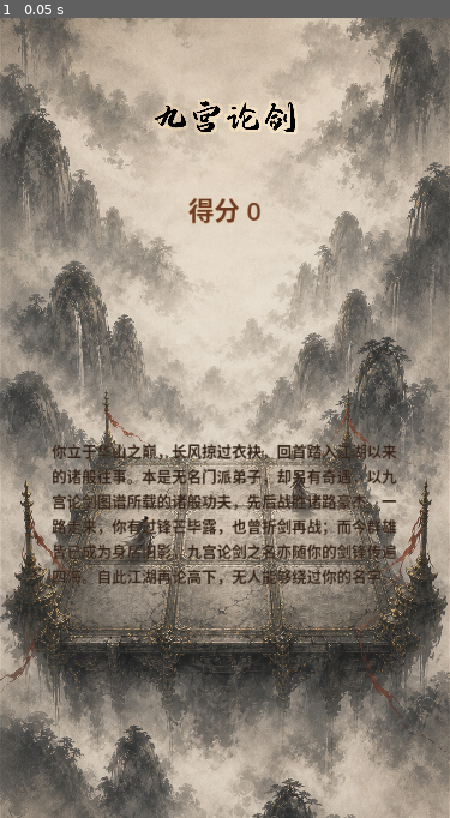
Above: before the commit, frame 1.
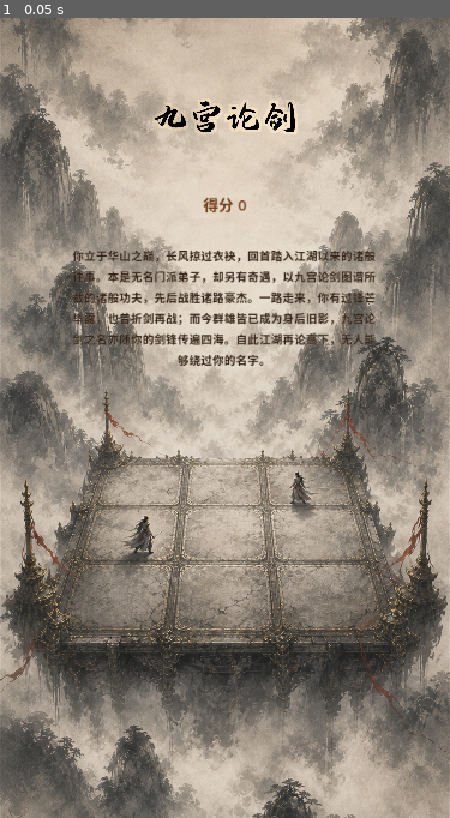
Above: after the commit, the same moment.

Repository: YLMstring/WuXiaCard
Game: Godot game, scene res://scenes/ending.tscn
Same seed, same stepped clock (60 frames per second), same inputs: the game is played once before the commit and once after it. This scene is started directly instead of the project's main scene.
Inputs:
- Up to frame 1 (0.05 s): no input

The runs differ from the first frame. In frame 1, 7.5% of the frame differs, in the area x 11-89%, y 22-71%.

Commit message:
feat: add compact ending story roll

Diff:
--- a/scenes/ending.tscn
+++ b/scenes/ending.tscn
@@ -31,12 +31,16 @@
 horizontal_alignment = 1
 vertical_alignment = 1
 
-[node name="Story" type="Label" parent="EndingLayer"]
+[node name="StoryClip" type="Control" parent="EndingLayer"]
+layout_mode = 0
+mouse_filter = 2
+clip_contents = true
+
+[node name="Story" type="Label" parent="EndingLayer/StoryClip"]
 layout_mode = 0
 mouse_filter = 2
 text = "你立于华山之巅。"
-clip_text = true
 horizontal_alignment = 1
-vertical_alignment = 1
+vertical_alignment = 0
 autowrap_mode = 3
 language = "zh"
--- a/scripts/ending_controller.gd
+++ b/scripts/ending_controller.gd
@@ -5,18 +5,32 @@
 
 const Sects = preload("res://scripts/sect_catalog.gd")
 const Enemies = preload("res://scripts/enemy_catalog.gd")
+const SCORE_TOP_RATIO: float = 0.21
+const SCORE_HEIGHT_RATIO: float = 0.045
+const SCORE_WIDTH_RATIO: float = 0.62
+const STORY_TOP_RATIO: float = 0.285
+const STORY_BOTTOM_RATIO: float = 0.455
+const STORY_WIDTH_RATIO: float = 0.68
+const MIN_TITLE_SCORE_GAP_RATIO: float = 0.02
 
 @onready var main_menu: MainMenuController = $MainMenu
 @onready var score_label: Label = $EndingLayer/Score
-@onready var story_label: Label = $EndingLayer/Story
+@onready var story_clip: Control = $EndingLayer/StoryClip
+@onready var story_label: Label = $EndingLayer/StoryClip/Story
+
+@export_range(1.0, 120.0, 1.0) var story_scroll_speed: float = 18.0
 
 var _summary: Dictionary = {}
 var _return_emitted: bool = false
+var _story_scroll_offset: float = 0.0
+var _story_max_offset: float = 0.0
+var _story_roll_complete: bool = false
 
 
 func _ready() -> void:
 	process_mode = Node.PROCESS_MODE_ALWAYS
 	set_process_input(true)
+	set_process(false)
 	var actions := main_menu.get_node("MenuLayer/Actions") as VBoxContainer
 	for child: Node in actions.get_children():
 		if child is Button:
@@ -26,12 +40,14 @@
 	_style_text()
 	resized.connect(_layout_ending)
 	_apply_summary()
+	_story_scroll_offset = 0.0
 	_layout_ending()
 
 
 func present(summary: Dictionary) -> void:
 	_summary = summary.duplicate(true)
 	_return_emitted = false
+	_story_scroll_offset = 0.0
 	if is_node_ready():
 		_apply_summary()
 		_layout_ending()
@@ -39,6 +55,39 @@
 
 func get_summary() -> Dictionary:
 	return _summary.duplicate(true)
+
+
+func debug_get_story_scroll_offset() -> float:
+	return _story_scroll_offset
+
+
+func debug_get_story_max_offset() -> float:
+	return _story_max_offset
+
+
+func debug_is_story_roll_complete() -> bool:
+	return _story_roll_complete
+
+
+func debug_advance_story_roll(delta: float) -> void:
+	_advance_story_roll(maxf(0.0, delta))
+
+
+func debug_finish_story_roll() -> void:
+	_story_scroll_offset = _story_max_offset
+	_story_roll_complete = true
+	_apply_story_scroll_position()
+	set_process(false)
+
+
+func debug_set_story_text(text: String) -> void:
+	story_label.text = text
+	_story_scroll_offset = 0.0
+	_recalculate_story_roll()
+
+
+func _process(delta: float) -> void:
+	_advance_story_roll(delta)
 
 
 func _input(event: InputEvent) -> void:
@@ -51,6 +100,9 @@
 	elif event is InputEventScreenTouch:
 		released = not (event as InputEventScreenTouch).pressed
 	if not released:
+		return
+	if not _story_roll_complete:
+		get_viewport().set_input_as_handled()
 		return
 	_return_emitted = true
 	get_viewport().set_input_as_handled()
@@ -108,6 +160,7 @@
 		Color(0.94, 0.88, 0.72, 0.42)
 	)
 	story_label.add_theme_constant_override("outline_size", 1)
+	story_label.add_theme_constant_override("line_spacing", 3)
 
 
 func _layout_ending() -> void:
@@ -118,26 +171,77 @@
 		return
 	var safe_width: float = safe_rect.size.x
 	var safe_height: float = safe_rect.size.y
-	var score_width: float = safe_width * 0.72
-	var score_height: float = clampf(safe_height * 0.07, 44.0, 70.0)
+	var score_width: float = safe_width * SCORE_WIDTH_RATIO
+	var score_height: float = clampf(safe_height * SCORE_HEIGHT_RATIO, 30.0, 46.0)
 	score_label.position = Vector2(
 		safe_rect.get_center().x - score_width * 0.5,
-		safe_rect.position.y + safe_height * 0.205
+		safe_rect.position.y + safe_height * SCORE_TOP_RATIO
 	)
 	score_label.size = Vector2(score_width, score_height)
 	score_label.add_theme_font_size_override(
 		"font_size",
-		roundi(clampf(safe_width * 0.058, 28.0, 44.0))
-	)
-	var story_width: float = safe_width * 0.78
-	var story_y: float = safe_rect.position.y + safe_height * 0.30
-	var story_bottom: float = safe_rect.position.y + safe_height * 0.94
-	story_label.position = Vector2(
+		roundi(clampf(safe_width * 0.034, 18.0, 27.0))
+	)
+	var title := main_menu.get_node("MenuLayer/Title") as Label
+	var title_bottom: float = title.position.y + title.size.y
+	var minimum_score_y: float = title_bottom + safe_height * MIN_TITLE_SCORE_GAP_RATIO
+	if score_label.position.y < minimum_score_y:
+		score_label.position.y = minimum_score_y
+	var story_width: float = safe_width * STORY_WIDTH_RATIO
+	var story_y: float = safe_rect.position.y + safe_height * STORY_TOP_RATIO
+	var story_bottom: float = safe_rect.position.y + safe_height * STORY_BOTTOM_RATIO
+	story_clip.position = Vector2(
 		safe_rect.get_center().x - story_width * 0.5,
 		story_y
 	)
-	story_label.size = Vector2(story_width, story_bottom - story_y)
+	story_clip.size = Vector2(story_width, story_bottom - story_y)
 	story_label.add_theme_font_size_override(
 		"font_size",
-		roundi(clampf(safe_width * 0.034, 17.0, 25.0))
-	)
+		roundi(clampf(safe_width * 0.026, 13.0, 19.0))
+	)
+	_recalculate_story_roll()
+
+
+func _recalculate_story_roll() -> void:
+	if story_clip.size.x <= 0.0 or story_clip.size.y <= 0.0:
+		_story_max_offset = 0.0
+		_story_roll_complete = true
+		set_process(false)
+		return
+	story_label.position = Vector2.ZERO
+	story_label.size = story_clip.size
+	var rendered_height: float = maxf(
+		story_clip.size.y,
+		story_label.get_minimum_size().y
+	)
+	story_label.size = Vector2(story_clip.size.x, rendered_height)
+	_story_max_offset = maxf(rendered_height - story_clip.size.y, 0.0)
+	_story_scroll_offset = clampf(
+		_story_scroll_offset,
+		0.0,
+		_story_max_offset
+	)
+	_story_roll_complete = is_zero_approx(
+		_story_max_offset - _story_scroll_offset
+	)
+	_apply_story_scroll_position()
+	set_process(not _story_roll_complete)
+
+
+func _advance_story_roll(delta: float) -> void:
+	if _story_roll_complete or delta <= 0.0:
+		return
+	_story_scroll_offset = minf(
+		_story_max_offset,
+		_story_scroll_offset + story_scroll_speed * delta
+	)
+	_story_roll_complete = is_zero_approx(
+		_story_max_offset - _story_scroll_offset
+	)
+	_apply_story_scroll_position()
+	if _story_roll_complete:
+		set_process(false)
+
+
+func _apply_story_scroll_position() -> void:
+	story_label.position = Vector2(0.0, -_story_scroll_offset)
--- a/tests/test_ending_flow.gd
+++ b/tests/test_ending_flow.gd
@@ -58,7 +58,18 @@
 	_check((completed_profile["main_deck"] as Array) == _strings(Store.DEFAULT_MAIN_DECK_IDS), "Final-victory routing restores the default deck")
 	_check(int((completed_profile["best_scores_by_sect"] as Dictionary)["xuanyue_jianzong"]) == 15000, "Final-victory routing persists the achievement")
 
-	ending.return_requested.emit()
+	var overflow_fixture: String = ""
+	for index: int in range(20):
+		overflow_fixture += "第%d段江湖往事仍在缓缓展开。\n" % (index + 1)
+	ending.debug_set_story_text(overflow_fixture)
+	var tap := InputEventMouseButton.new()
+	tap.button_index = MOUSE_BUTTON_LEFT
+	tap.pressed = false
+	ending._input(tap)
+	await process_frame
+	_check(flow.debug_get_current_screen() == ending, "Early ending tap cannot skip hidden story text")
+	ending.debug_finish_story_roll()
+	ending._input(tap)
 	await process_frame
 	menu = flow.debug_get_current_screen() as MenuController
 	_check(menu != null, "Ending tap request returns to the normal main menu")
--- a/tests/test_ending_scene.gd
+++ b/tests/test_ending_scene.gd
@@ -2,10 +2,27 @@
 
 const ENDING_SCENE: PackedScene = preload("res://scenes/ending.tscn")
 const EndingController = preload("res://scripts/ending_controller.gd")
+const LONG_ENEMY_IDS: Array[String] = [
+	"qingfeng_xuedi",
+	"tieshan_menren",
+	"luoxia_jianji",
+	"beiling_shuangying",
+	"cangyan_hufa",
+	"jinling_kuaijian",
+	"xuanhuo_qishi",
+	"fengsha_lingzhu",
+	"qianji_xiansheng",
+	"zhenyue_shi",
+	"jiange_suzhu",
+	"chisha_menzhu",
+	"bailu_shanzhang",
+	"tianmen_yishi",
+	"wulin_sanren",
+]
 
 var _checks: int = 0
 var _failures: int = 0
-var _returned: bool = false
+var _return_count: int = 0
 
 
 func _init() -> void:
@@ -14,13 +31,13 @@
 
 func _run() -> void:
 	var ending := ENDING_SCENE.instantiate() as EndingController
-	ending.set_anchors_and_offsets_preset(Control.PRESET_FULL_RECT)
+	ending.set_anchors_and_offsets_preset(Control.PRESET_TOP_LEFT)
 	ending.size = Vector2(540.0, 960.0)
 	ending.present({
 		"sect_id": "xuanyue_jianzong",
 		"score": 5000,
 		"effective_duel_count": 3,
-		"defeated_enemy_ids": ["qingfeng_xuedi", "tieshan_menren"],
+		"defeated_enemy_ids": LONG_ENEMY_IDS,
 		"flawless": false,
 	})
 	root.add_child(ending)
@@ -31,10 +48,19 @@
 	var actions := menu.get_node("MenuLayer/Actions") as VBoxContainer
 	var notice := menu.get_node("MenuLayer/Notice") as Label
 	var score := ending.get_node("EndingLayer/Score") as Label
-	var story := ending.get_node("EndingLayer/Story") as Label
+	var story_clip := ending.get_node_or_null("EndingLayer/StoryClip") as Control
+	var story := ending.get_node_or_null("EndingLayer/StoryClip/Story") as Label
 	_check(menu != null, "Ending scene instances the production main menu")
 	_check(not actions.visible, "Ending scene hides all three menu actions")
 	_check(not notice.visible, "Ending scene hides the ordinary menu notice")
+	_check(story_clip != null, "Ending scene owns a dedicated story clipping viewport")
+	_check(story != null, "Story is a child of the clipping viewport")
+	if story_clip == null or story == null:
+		ending.queue_free()
+		await process_frame
+		_finish()
+		return
+	_check(story_clip.clip_contents, "Story viewport clips every overflowing line")
 	_check(score.text == "得分 5000", "Ending scene displays the final score")
 	_check(story.text.contains("玄岳剑宗"), "Ending prose names the selected sect")
 	_check(story.text.contains("清风学弟") and story.text.contains("铁山门人"), "Ending prose names every defeated enemy")
@@ -42,9 +68,23 @@
 	_check(story.text.contains("也曾折剑再战"), "A run with losses uses the comeback prose")
 	_check(story.language == "zh", "Ending prose opts into Chinese line breaking")
 	_check(story.autowrap_mode == TextServer.AUTOWRAP_WORD_SMART, "Ending prose uses smart wrapping")
+	_check(ending.debug_get_story_max_offset() > 0.0, "Long ending prose produces measured overflow")
 	var safe_rect: Rect2 = menu.debug_get_safe_rect()
 	_check(safe_rect.encloses(Rect2(score.position, score.size)), "Score remains inside the menu safe area")
-	_check(safe_rect.encloses(Rect2(story.position, story.size)), "Story remains inside the menu safe area")
+	_check(safe_rect.encloses(Rect2(story_clip.position, story_clip.size)), "Story viewport remains inside the menu safe area")
+	_check(score.get_theme_font_size("font_size") < 28, "Compact ending uses a smaller score font")
+	_check(story.get_theme_font_size("font_size") < 17, "Compact ending uses a smaller story font")
+	var title := menu.get_node("MenuLayer/Title") as Label
+	var title_bottom: float = title.position.y + title.size.y
+	_check(
+		score.position.y - title_bottom >= safe_rect.size.y * 0.02,
+		"A visible breathing gap separates title and score"
+	)
+	_check(
+		story_clip.position.y + story_clip.size.y
+		< safe_rect.position.y + safe_rect.size.y * 0.50,
+		"Compact story viewport ends above the painted arena"
+	)
 
 	ending.present({
 		"sect_id": "xuanyue_jianzong",
@@ -56,13 +96,82 @@
 	_check(story.text.contains("未尝一败"), "A flawless run uses the undefeated prose")
 	_check(not story.text.contains("折剑再战"), "Flawless prose never mentions a comeback")
 
-	_returned = false
+	ending.debug_set_story_text("短章已尽。")
+	_check(ending.debug_get_story_max_offset() == 0.0, "Short prose needs no roll")
+	_check(ending.debug_is_story_roll_complete(), "Short prose completes immediately")
+
+	ending.present({
+		"sect_id": "xuanyue_jianzong",
+		"score": 5000,
+		"effective_duel_count": 16,
+		"defeated_enemy_ids": LONG_ENEMY_IDS,
+		"flawless": false,
+	})
+	_check(not ending.debug_is_story_roll_complete(), "Long prose locks navigation while hidden text remains")
+	ending.size = Vector2(1280.0, 820.0)
+	await process_frame
+	await process_frame
+	var wide_safe_rect: Rect2 = menu.debug_get_safe_rect()
+	_check(
+		wide_safe_rect.encloses(Rect2(score.position, score.size)),
+		"Wide hosts keep the fixed score inside the 9:16 safe area"
+	)
+	_check(
+		wide_safe_rect.encloses(Rect2(story_clip.position, story_clip.size)),
+		"Wide hosts keep the clipped story inside the 9:16 safe area"
+	)
+	_check(
+		ending.debug_get_story_scroll_offset() <= ending.debug_get_story_max_offset(),
+		"Responsive relayout clamps story progress to the recomputed overflow"
+	)
+	ending.size = Vector2(540.0, 960.0)
+	await process_frame
+	await process_frame
+	var fixed_score_position: Vector2 = score.position
+	_return_count = 0
 	ending.return_requested.connect(_on_return_requested)
 	var tap := InputEventMouseButton.new()
 	tap.button_index = MOUSE_BUTTON_LEFT
 	tap.pressed = false
 	ending._input(tap)
-	_check(_returned, "Releasing a tap anywhere requests the main menu")
+	_check(_return_count == 0, "An early tap is consumed without returning")
+	var touch := InputEventScreenTouch.new()
+	touch.pressed = false
+	ending._input(touch)
+	_check(_return_count == 0, "An early touch release is consumed without returning")
+	var offset_before: float = ending.debug_get_story_scroll_offset()
+	ending.debug_advance_story_roll(1.0)
+	_check(
+		ending.debug_get_story_scroll_offset() > offset_before,
+		"Story advances upward at its configured speed"
+	)
+	_check(score.position == fixed_score_position, "Score remains fixed while story rolls")
+	_check(
+		is_equal_approx(story.position.y, -ending.debug_get_story_scroll_offset()),
+		"Story position follows the measured negative offset"
+	)
+	ending.debug_advance_story_roll(10000.0)
+	_check(ending.debug_is_story_roll_complete(), "Roll completes at the measured maximum")
+	_check(
+		is_equal_approx(
+			ending.debug_get_story_scroll_offset(),
+			ending.debug_get_story_max_offset()
+		),
+		"Story roll never exceeds its exact overflow"
+	)
+	_check(
+		is_equal_approx(story.position.y + story.size.y, story_clip.size.y),
+		"Final story line stops fully visible at the viewport bottom"
+	)
+	var completed_offset: float = ending.debug_get_story_scroll_offset()
+	ending.debug_advance_story_roll(1.0)
+	_check(
+		is_equal_approx(ending.debug_get_story_scroll_offset(), completed_offset),
+		"Completed prose remains stationary while it waits for the player"
+	)
+	ending._input(tap)
+	ending._input(tap)
+	_check(_return_count == 1, "Only the first post-roll tap requests the main menu")
 
 	ending.queue_free()
 	await process_frame
@@ -78,7 +187,7 @@
 
 
 func _on_return_requested() -> void:
-	_returned = true
+	_return_count += 1
 
 
 func _check(condition: bool, message: String) -> void:
Not shown, changed: docs/ARCHITECTURE.md
Not shown, changed: docs/DECISIONS.md
Not shown, changed: docs/HANDOFF.md
Not shown, changed: docs/TESTING.md
